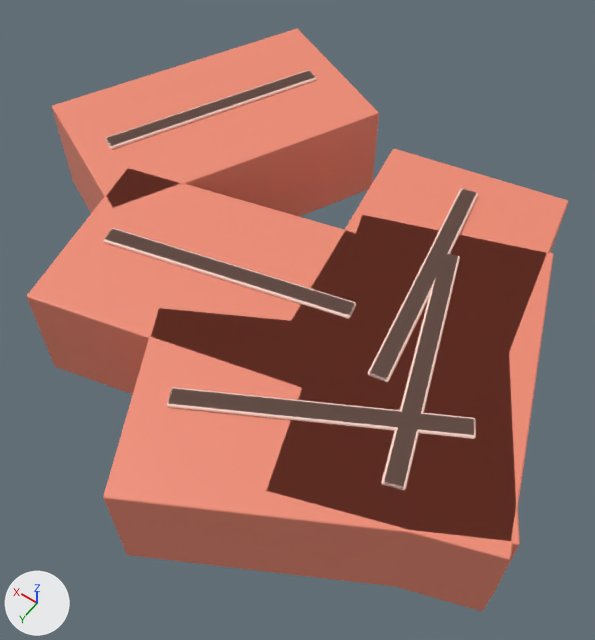
A saved change to the glTF model assets/kitchen/ingredient_states/Fish_Chopped.glb.
The view is the same before and after, from a camera (50 mm lens) standing at (-0.0612, 0.0751, 0.11) and looking at (-0.0133, 0.0081, 0.0047). The axes (+X, +Y, +Z) are drawn at lower left. The lights are the same throughout. The first picture is the older version. Vertices at exactly the same position are counted once.

The older version as bpy lines, for what is in view:
```python
me_fish_chopped_001 = bpy.data.meshes.new('Fish_Chopped.001')
me_fish_chopped_001.from_pydata(...)  # 1035 vertices, 1990 faces; spans x -0.0597..0.0443, y -0.0424..0.0524, z 0.0..0.0185
# faces by material slot: [540, 1450]
me_fish_chopped_001.materials.append(mat_lp_fishflesh2)  # red #f08c74
me_fish_chopped_001.materials.append(mat_lp_fishfat)  # beige #fbd3c5
ob_fish_chopped = bpy.data.objects.new('Fish_Chopped', me_fish_chopped_001)
ob_fish_chopped.location = (0.0, 0.0, 0.0)
```
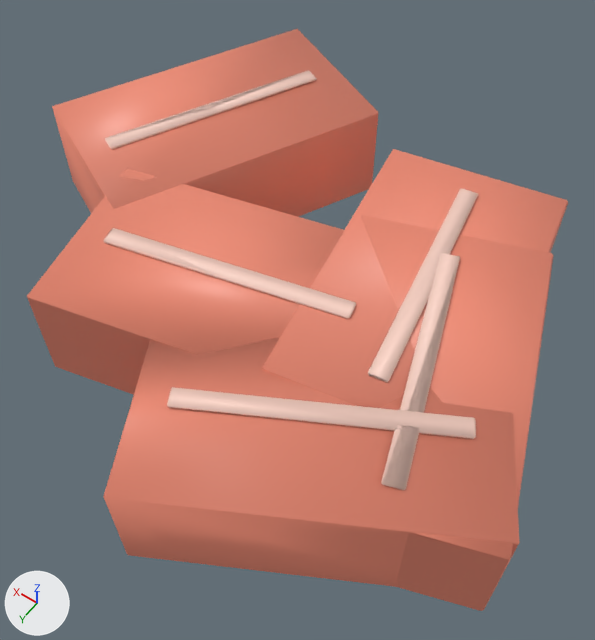
Location of each change, (x1, y1, x2, y2) in pixels of the pictures (595 x 640 px):
part 1 of me_fish_chopped_001, cut back: before (27, 29, 568, 599); after (382, 293, 431, 483)

The change, as a diff of the scene's bpy script:
```diff
--- a/assets/kitchen/ingredient_states/Fish_Chopped.glb.py
+++ b/assets/kitchen/ingredient_states/Fish_Chopped.glb.py
@@ me_fish_chopped_001 @@
 # used by ob_fish_chopped; location = (0.0, 0.0, 0.0)
-me_fish_chopped_001.from_pydata(...)  # 1035 vertices, 1990 faces; spans x -0.0597..0.0443, y -0.0424..0.0524, z 0.0..0.0185
+me_fish_chopped_001.from_pydata(...)  # 364 vertices, 648 faces; spans x -0.0597..0.0443, y -0.0424..0.0524, z 0.0001..0.0184
+# me_fish_chopped_001 part 1: 3 vertices moved within x -0.0452..0.0104, y -0.0309..0.0302, z 0.018..0.0184; 671 vertices removed from x -0.0597..0.0443, y -0.0424..0.0524, z 0.0..0.0185
 me_fish_chopped_001.materials.append(mat_lp_fishflesh2)
```
